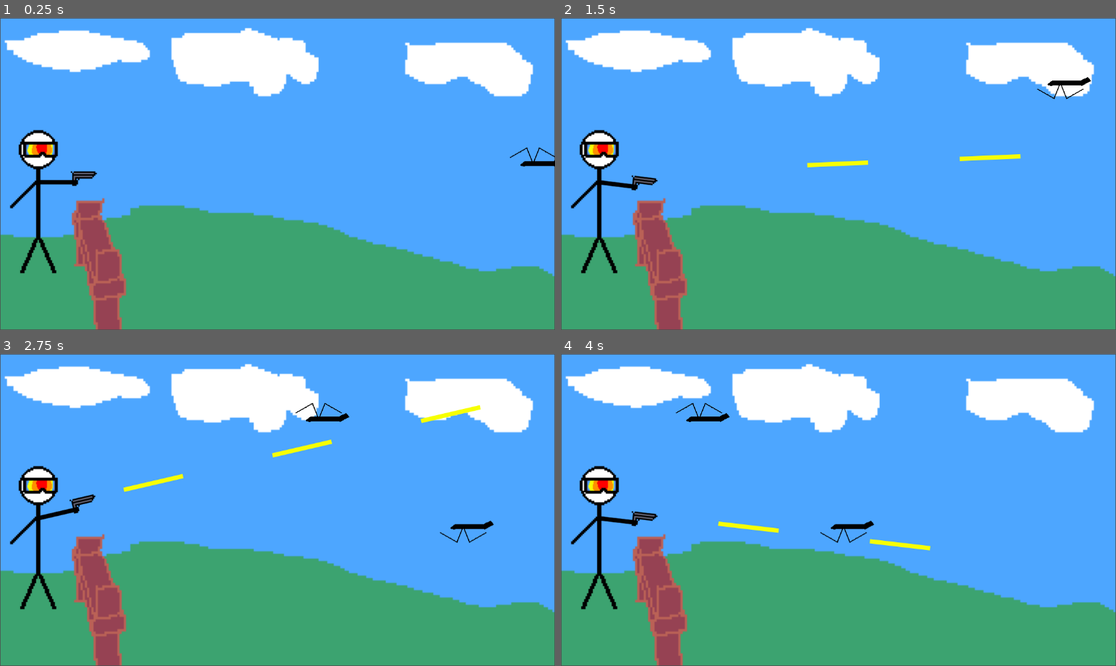
Above: before the commit, frames 1-4 (two rows, left to right).
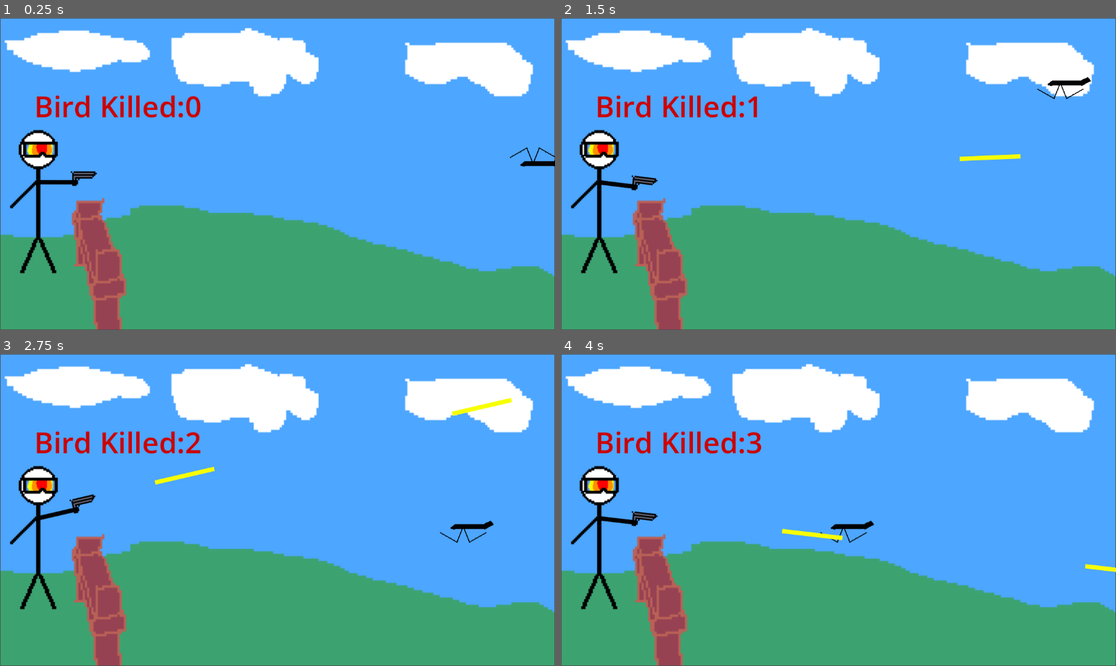
Above: after the commit, the same moments.

Repository: BingHaoJo/stickbird-shooter
Game: Godot game, scene res://Scenes/main.tscn
The game is run twice, just before and just after one commit, with the same random seed, the same clock (stepped at 60 frames per second) and the same inputs.
Inputs (mouse positions are in pixels of both pictures, inside the frame that each line leads up to):
- Up to frame 1 (0.25 s): no input
- Up to frame 2 (1.5 s): move the mouse to (960, 158) at 0.52 s; press the mouse at (960, 158) at 0.53 s; move the mouse to (727, 189) at 1.27 s; release the mouse at (727, 189) at 1.28 s; click (727, 189) at 1.35 s
- Up to frame 3 (2.75 s): move the mouse to (333, 441) at 2.02 s; press the mouse at (333, 441) at 2.03 s
- Up to frame 4 (4 s): move the mouse to (810, 572) at 2.77 s; release the mouse at (810, 572) at 2.78 s; click (810, 572) at 2.85 s; move the mouse to (1005, 556) at 3.52 s; press the mouse at (1005, 556) at 3.53 s

The runs differ from the first frame. In frame 1, 0.9% of the frame differs, in the area x 6-37%, y 24-33%; in frame 2, 1.0%; in frame 3, 1.6%; in frame 4, 1.7%, in the area x 6-100%, y 15-70%.

Commit message:
Point System Added

Diff:
--- /dev/null
+++ b/Scenes/+1_point.tscn
@@ -0,0 +1,29 @@
+[gd_scene load_steps=3 format=3 uid="uid://ceniurq2cvpk5"]
+
+[ext_resource type="Script" uid="uid://boyevnb5h60j8" path="res://Scripts/+1_point.gd" id="1_iqjfn"]
+
+[sub_resource type="LabelSettings" id="LabelSettings_kjqo1"]
+font_size = 70
+font_color = Color(1, 1, 0, 1)
+
+[node name="+1_point" type="Control"]
+layout_mode = 3
+anchors_preset = 15
+anchor_right = 1.0
+anchor_bottom = 1.0
+grow_horizontal = 2
+grow_vertical = 2
+script = ExtResource("1_iqjfn")
+
+[node name="Label" type="Label" parent="."]
+layout_mode = 0
+offset_right = 40.0
+offset_bottom = 23.0
+text = "+1"
+label_settings = SubResource("LabelSettings_kjqo1")
+
+[node name="DestroyTimer" type="Timer" parent="."]
+wait_time = 0.3
+autostart = true
+
+[connection signal="timeout" from="DestroyTimer" to="." method="_on_destroy_timer_timeout"]
--- a/Scenes/main.tscn
+++ b/Scenes/main.tscn
@@ -1,8 +1,13 @@
-[gd_scene load_steps=4 format=3 uid="uid://bqy4abfo14jy1"]
+[gd_scene load_steps=6 format=3 uid="uid://bqy4abfo14jy1"]
 
 [ext_resource type="Texture2D" uid="uid://cp8sl33ehb2jm" path="res://Assets/grassy_blue_sky_with_fence_bg_512x256.png" id="1_ig7tw"]
 [ext_resource type="PackedScene" uid="uid://djdiwjipjgmn3" path="res://Scenes/player.tscn" id="2_bo1nx"]
 [ext_resource type="Script" uid="uid://bu24h0u7iag7s" path="res://Scripts/spawn_manager.gd" id="3_8gbba"]
+[ext_resource type="Script" uid="uid://d31np43k0mbxd" path="res://Scripts/points_manager.gd" id="4_jjvhh"]
+
+[sub_resource type="LabelSettings" id="LabelSettings_jjvhh"]
+font_size = 60
+font_color = Color(0.8012637, 1.540184e-06, 6.738305e-07, 1)
 
 [node name="Main" type="Node2D"]
 
@@ -18,15 +23,31 @@
 position = Vector2(80, 366)
 scale = Vector2(1.5, 1.5)
 
-[node name="SpawnMarkerStart" type="Marker2D" parent="."]
-position = Vector2(1185, 42)
-
-[node name="SpawnMarkerEnd" type="Marker2D" parent="."]
-position = Vector2(1185, 514)
-
 [node name="SpawnManager" type="Node" parent="."]
 script = ExtResource("3_8gbba")
 
+[node name="PointsManager" type="Node" parent="."]
+script = ExtResource("4_jjvhh")
+
 [node name="SpawnTimer" type="Timer" parent="."]
 
+[node name="SpawnMarkers" type="Node" parent="."]
+
+[node name="SpawnMarkerEnd" type="Marker2D" parent="SpawnMarkers"]
+position = Vector2(1185, 514)
+
+[node name="SpawnMarkerStart" type="Marker2D" parent="SpawnMarkers"]
+position = Vector2(1185, 42)
+
+[node name="PointCounter" type="Label" parent="."]
+offset_left = 70.0
+offset_top = 142.0
+offset_right = 110.0
+offset_bottom = 238.0
+text = "0"
+label_settings = SubResource("LabelSettings_jjvhh")
+
+[node name="BirdSpawnPlace" type="Node" parent="."]
+
 [connection signal="timeout" from="SpawnTimer" to="SpawnManager" method="_on_spawn_timer_timeout"]
+[connection signal="child_exiting_tree" from="BirdSpawnPlace" to="PointsManager" method="_on_bird_spawn_place_child_exiting_tree"]
--- /dev/null
+++ b/Scripts/+1_point.gd
@@ -0,0 +1,12 @@
+extends Control
+
+@export var speed: float = 300.0
+
+# Called every frame. 'delta' is the elapsed time since the previous frame.
+func _process(delta: float) -> void:
+	# Points moving upwards
+	position.y += -1 * speed * delta
+
+
+func _on_destroy_timer_timeout() -> void:
+	queue_free()
--- a/Scripts/bird.gd
+++ b/Scripts/bird.gd
@@ -2,23 +2,38 @@
 extends CharacterBody2D
 
 @export var SPEED = 300.0
+@export var kill_points: int = 1
 @onready var animated_sprite_2d: AnimatedSprite2D = $AnimatedSprite2D
 
+var died_once: bool = false
+
+var points_mesh = preload("res://Scenes/+1_point.tscn")
 var isDead: bool = false
 
 func _ready() -> void:
+	# Play animation
 	animated_sprite_2d.play()
 
 func _physics_process(delta: float) -> void:
-
+	# Bird moving to the right
 	velocity.x = -1 * SPEED + delta
 
 	move_and_slide()
 
-	if isDead:
-		queue_free()
+	# Once bird got shot
+	if isDead and !died_once:
+		died_once = true
+		SpawnPointsMesh()
+		BirdDestroy()
 
+func BirdDestroy():
+	queue_free()
+
+func SpawnPointsMesh():
+	var points_instance = points_mesh.instantiate()
+	points_instance.position = global_position
+	get_tree().root.add_child(points_instance)
 
 func _on_destroy_timer_timeout() -> void:
-	print("bird destroyed")
+	print("bird passed")
 	queue_free()
--- a/Scripts/bullet.gd
+++ b/Scripts/bullet.gd
@@ -2,15 +2,16 @@
 extends Node2D
 
 
-@export var SPEED = 1000.0
+@export var SPEED = 20
 @export var direction: float = 1
 
 func _process(delta: float) -> void:
-	position += transform.x * SPEED * delta
+	# Bullet moving
+	position += transform.x * (SPEED*100) * delta
 
 
 func _on_destroy_timer_timeout() -> void:
-	print("bullet destroyed")
+	print("bullet destroyed") # When bullet not hit anything, destroy itself
 	queue_free()
 
 func _on_area_2d_body_entered(body: Node2D) -> void:
--- a/Scripts/player.gd
+++ b/Scripts/player.gd
@@ -3,6 +3,7 @@
 
 @export var min_hand_rotation: float = -67.0
 @export var max_hand_rotation: float = 81
+@export var shoot_cooldown: float = 0.3
 
 @onready var gun_hand: Sprite2D = $gun_hand
 @onready var gun_barrel: RayCast2D = $gun_hand/gun_barrel
@@ -10,13 +11,13 @@
 var bullet = preload("res://Scenes/bullet.tscn")
 var canShoot: bool = true
 
-@warning_ignore("unused_parameter")
-func _physics_process(delta: float) -> void:
+func _physics_process(_delta: float) -> void:
 	# Track mouse and aiming
 	var mouse_pos = get_global_mouse_position()
 	if mouse_pos.x > global_position.x + 1:
 		gun_hand.look_at(mouse_pos)
 
+	# Handle input shooting
 	if Input.is_action_pressed("shoot") and canShoot:
 		SpawnBullet()
 		ShootCooldown()
@@ -26,11 +27,9 @@
 	var bullet_instance = bullet.instantiate()
 	bullet_instance.position = gun_barrel.global_position
 	bullet_instance.rotation = gun_barrel.global_rotation
-	var dir = (get_global_mouse_position() - global_position).normalized()
-	#bullet_instance.direction = dir
 	get_tree().root.add_child(bullet_instance)
 
 func ShootCooldown():
 	canShoot = false
-	await get_tree().create_timer(0.3).timeout
+	await get_tree().create_timer(shoot_cooldown).timeout
 	canShoot = true
--- /dev/null
+++ b/Scripts/points_manager.gd
@@ -0,0 +1,14 @@
+class_name PointsManager
+extends Node
+
+@onready var point_counter: Label = $"../PointCounter"
+
+var points_gained: int = 0
+
+# Called every frame. 'delta' is the elapsed time since the previous frame.
+func _process(_delta: float) -> void:
+	point_counter.text = "Bird Killed:" + str(points_gained)
+
+func _on_bird_spawn_place_child_exiting_tree(node: Node) -> void:
+	if node.is_in_group("Bird") and node.isDead == true:
+		points_gained += node.kill_points
--- a/Scripts/spawn_manager.gd
+++ b/Scripts/spawn_manager.gd
@@ -1,8 +1,9 @@
 class_name SpawnManager
 extends Node
 
-@onready var spawn_marker_start: Marker2D = $"../SpawnMarkerStart"
-@onready var spawn_marker_end: Marker2D = $"../SpawnMarkerEnd"
+
+@onready var spawn_marker_end: Marker2D = $"../SpawnMarkers/SpawnMarkerEnd"
+@onready var spawn_marker_start: Marker2D = $"../SpawnMarkers/SpawnMarkerStart"
 @onready var spawn_timer: Timer = $"../SpawnTimer"
 
 var canSpawn: bool = true
@@ -17,11 +18,10 @@
 func _process(delta: float) -> void:
 	var rand_y_spawn = randf_range(spawn_marker_start.global_position.y, spawn_marker_end.global_position.y)
 	if canSpawn:
-		print("Bird Spawned")
 		var bird_instance = bird.instantiate()
 		bird_instance.global_position.x = spawn_marker_start.global_position.x
 		bird_instance.global_position.y = rand_y_spawn
-		get_tree().root.add_child(bird_instance)
+		$"../BirdSpawnPlace".add_child(bird_instance)
 		canSpawn = false
 		spawn_timer.start()
 
Not shown, added: Scripts/+1_point.gd.uid
Not shown, added: Scripts/points_manager.gd.uid
